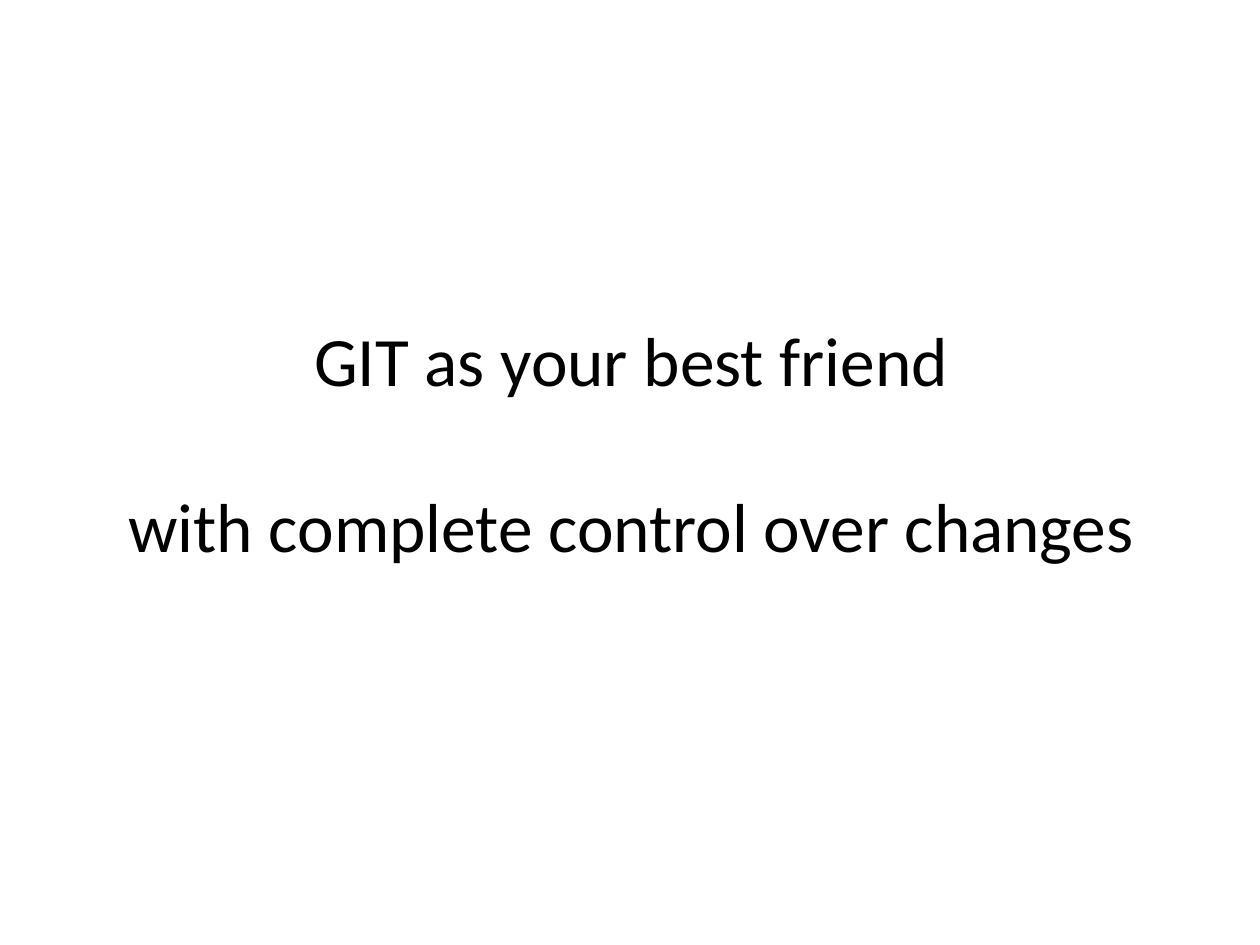
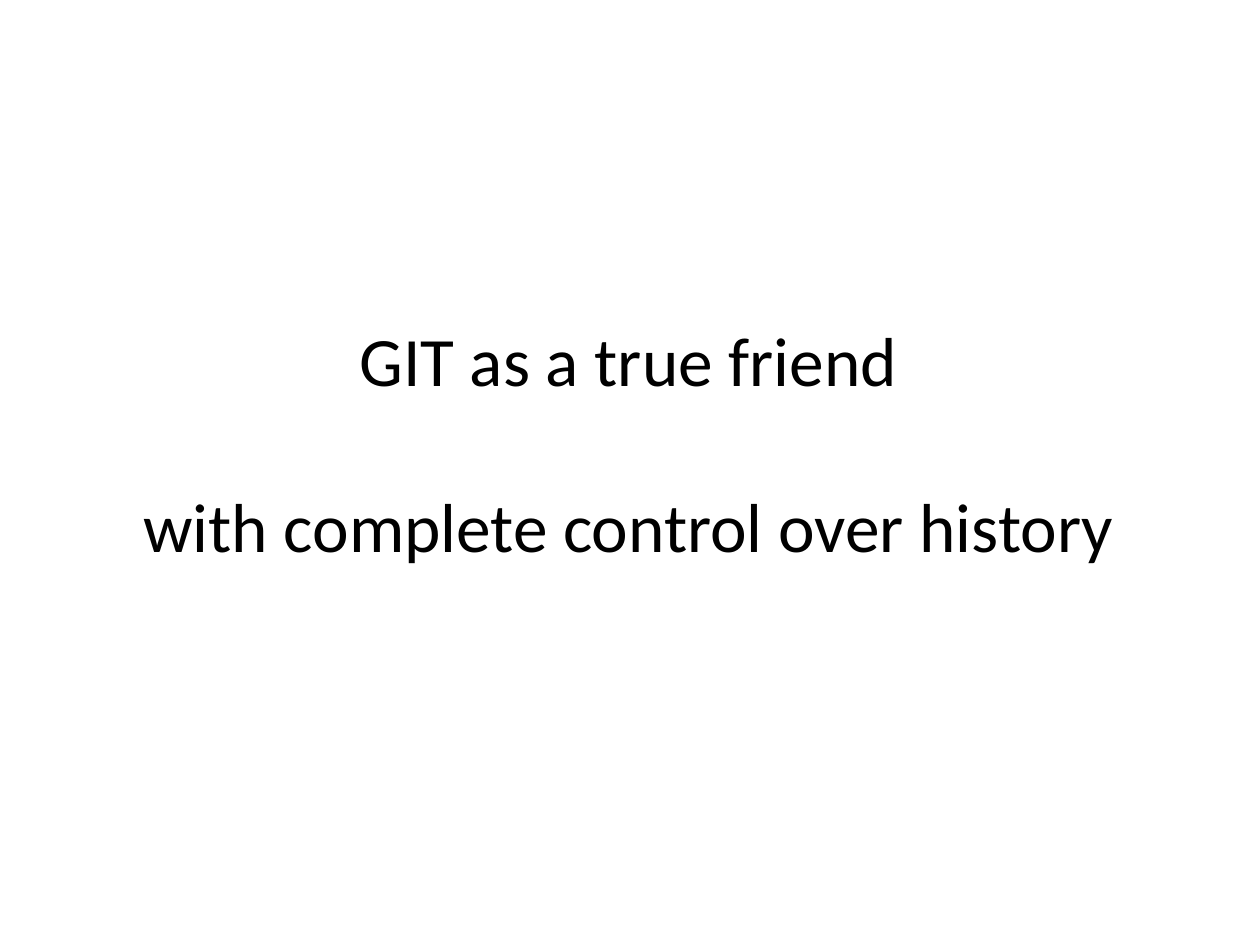
Before and after one commit to uncas/writings, a slide deck: slide 16 of GitRebase.pptx (slide 15 before the commit). Drawn at 1260x945 pixels with LibreOffice and Linux fonts; fonts in the diff are those of the drawing. Boxes give left, top, right and bottom in pixels: in the first picture for what was removed or moved away, otherwise in the second. Text is boxed around its words. In the diff, an @@ line names an element or a change of style, - is before the commit and + after.

```diff
--- a/GitRebase.pptx
+++ b/GitRebase.pptx
@@ title at bbox=[143, 338, 1113, 564]: text changed @@
-GIT as your best friend
-with complete control over changes
+GIT as a true friend
+with complete control over history
```
Also in this commit, not shown: 1 slide added, 1 other file.
